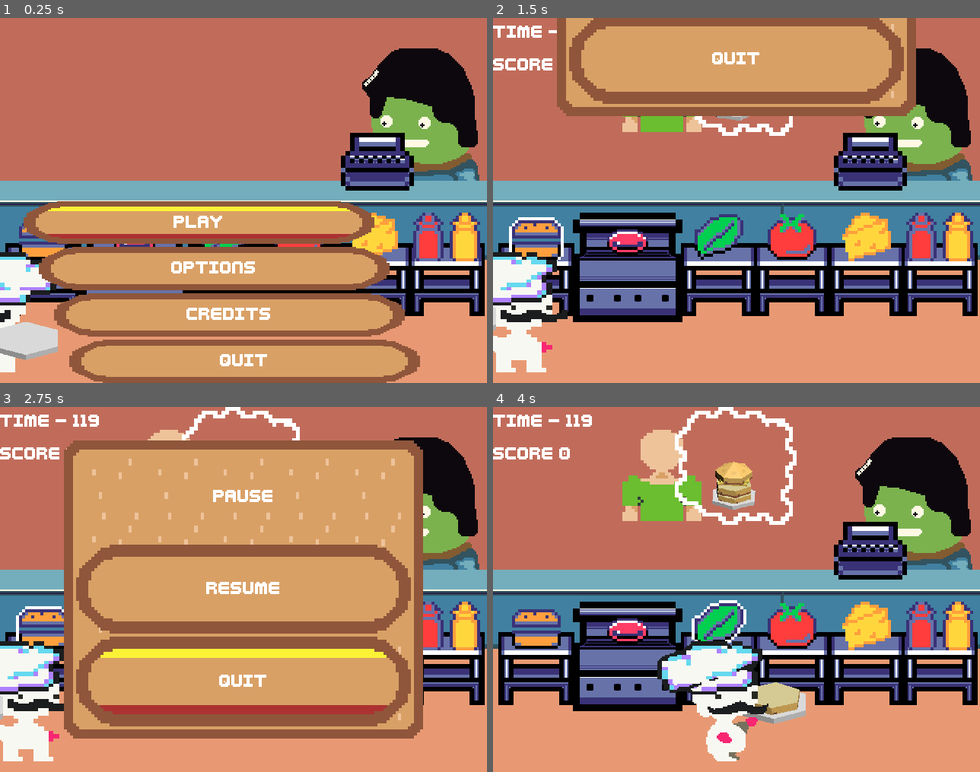
Above: before the commit, frames 1-4 (two rows, left to right).
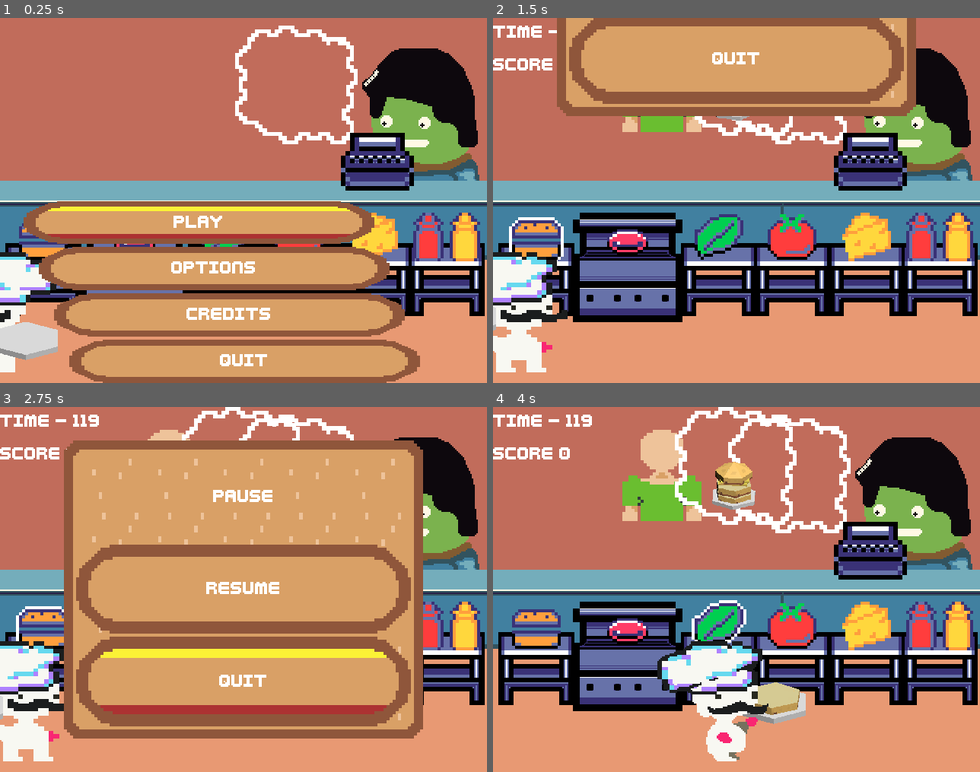
Above: after the commit, the same moments.

Repository: LettucePie/burgert
Game: Godot game, scene res://scenes/play.tscn
Two runs of this game, one before a commit and one after it. Both use one fixed random seed, a clock stepped at 60 frames per second and the inputs below.
Inputs:
- Up to frame 1 (0.25 s): no input
- Up to frame 2 (1.5 s): click "Play" at 0.5 s; tap Enter (menu) at 1.25 s; hold Right (right) from 1.28 s (still down); tap Z (confirm) at 1.35 s
- Up to frame 3 (2.75 s): release Right (right) at 2.03 s; hold Down (down) from 2.03 s (still down); tap C (special1) at 2.1 s
- Up to frame 4 (4 s): release Down (down) at 2.75 s; click "RESUME" at 2.75 s; hold Right (right) from 3.53 s (still down); tap Z (confirm) at 3.6 s

The runs differ from the first frame. In frame 1, 1.3% of the frame differs, in the area x 48-74%, y 2-35%; in frame 2, 0.4%; in frame 3, 0.4%; in frame 4, 1.0%.

Commit message:
customer audio sounds

Diff:
--- a/scenes/game/customer.gd
+++ b/scenes/game/customer.gd
@@ -1,6 +1,13 @@
-extends Node2D
+extends Area2D
 class_name Customer
+
 
 @export var customer_name : String
 @export var orders : Array[PackedStringArray] = []
 @export var consecutive_orders : int = 1
+
+
+
+func _ready():
+	if !is_in_group("Target_Area"):
+		add_to_group("Target_Area")
--- a/scenes/game/customer.tscn
+++ b/scenes/game/customer.tscn
@@ -2,5 +2,5 @@
 
 [ext_resource type="Script" path="res://scenes/game/customer.gd" id="1_f8l4n"]
 
-[node name="customer" type="Node2D"]
+[node name="customer" type="Area2D"]
 script = ExtResource("1_f8l4n")
--- a/scenes/game/kitchen_a.tscn
+++ b/scenes/game/kitchen_a.tscn
@@ -1,9 +1,10 @@
-[gd_scene load_steps=30 format=3 uid="uid://cb2lak3w8b1s8"]
+[gd_scene load_steps=34 format=3 uid="uid://cb2lak3w8b1s8"]
 
 [ext_resource type="Script" path="res://scenes/game/kitchen.gd" id="1_737en"]
 [ext_resource type="Texture2D" uid="uid://nabw6f4disui" path="res://assets/resources/sprites/work_station.tres" id="2_gi7bb"]
 [ext_resource type="Texture2D" uid="uid://dcode7kblp41y" path="res://assets/resources/sprites/register.tres" id="2_hv2ir"]
 [ext_resource type="Texture2D" uid="uid://jwnkfxgvx81d" path="res://assets/sprites/game/kitchen_bg.png" id="2_n5ebe"]
+[ext_resource type="PackedScene" uid="uid://d3ew6f33rvhla" path="res://scenes/game/burger_portal.tscn" id="2_ng540"]
 [ext_resource type="Texture2D" uid="uid://f6jubesn86as" path="res://assets/resources/sprites/large_counter.tres" id="2_to378"]
 [ext_resource type="Script" path="res://scenes/game/customers.gd" id="2_trii0"]
 [ext_resource type="Script" path="res://scenes/game/customer.gd" id="3_488ky"]
@@ -13,7 +14,9 @@
 [ext_resource type="Texture2D" uid="uid://q1ab3x30ngjg" path="res://assets/resources/sprites/ingredients/bun.tres" id="5_er5ok"]
 [ext_resource type="Texture2D" uid="uid://dephh5h80edxg" path="res://assets/sprites/game/customers/customers__1.png" id="5_jd2jh"]
 [ext_resource type="Texture2D" uid="uid://glehc4nentpm" path="res://assets/resources/sprites/ingredients/bun_highlight.tres" id="6_xprxa"]
+[ext_resource type="Texture2D" uid="uid://d3vxhubsue53l" path="res://assets/sprites/ui/order-thought-cloud1.png" id="7_nq4e3"]
 [ext_resource type="Texture2D" uid="uid://bro1j5oa72kh5" path="res://assets/resources/sprites/ingredients/meat.tres" id="8_42nsw"]
+[ext_resource type="AudioStream" uid="uid://c6t6oe1facwid" path="res://assets/sound/customer_intros.wav" id="8_ffwwe"]
 [ext_resource type="Texture2D" uid="uid://bk1h8kijlmou1" path="res://assets/resources/sprites/ingredients/meat_highlight.tres" id="9_lqetf"]
 [ext_resource type="Texture2D" uid="uid://1k21cq24s2qa" path="res://assets/resources/sprites/ingredients/lettuce.tres" id="10_1mb32"]
 [ext_resource type="Texture2D" uid="uid://drwvtemey5k00" path="res://assets/resources/sprites/ingredients/lettuce_highlight.tres" id="11_r8857"]
@@ -28,6 +31,9 @@
 [sub_resource type="RectangleShape2D" id="RectangleShape2D_lr1xd"]
 size = Vector2(128, 127)
 
+[sub_resource type="ViewportTexture" id="ViewportTexture_2jej8"]
+viewport_path = NodePath(".")
+
 [sub_resource type="CircleShape2D" id="CircleShape2D_n63mh"]
 radius = 78.0
 
@@ -44,6 +50,8 @@
 texture_filter = 1
 script = ExtResource("1_737en")
 
+[node name="burger_portal" parent="." instance=ExtResource("2_ng540")]
+
 [node name="bg" type="Sprite2D" parent="."]
 position = Vector2(320, 240)
 scale = Vector2(2, 2)
@@ -84,19 +92,32 @@
 position = Vector2(0, 0.5)
 shape = SubResource("RectangleShape2D_lr1xd")
 
-[node name="Customer_1" type="Node2D" parent="customers"]
+[node name="Tommy" type="Area2D" parent="customers"]
 script = ExtResource("3_488ky")
-
-[node name="Sprite2D" type="Sprite2D" parent="customers/Customer_1"]
+customer_name = "Tommy"
+
+[node name="character" type="Sprite2D" parent="customers/Tommy"]
 position = Vector2(320, 86)
 scale = Vector2(2, 2)
 texture = ExtResource("5_jd2jh")
 
-[node name="Hit" type="Area2D" parent="customers/Customer_1" groups=["Target_Area"]]
-
-[node name="CollisionShape2D" type="CollisionShape2D" parent="customers/Customer_1/Hit"]
+[node name="burger_portal_view" type="Sprite2D" parent="customers/Tommy"]
+position = Vector2(387, 95)
+scale = Vector2(0.275879, 0.275879)
+texture = SubResource("ViewportTexture_2jej8")
+
+[node name="thought_cloud" type="Sprite2D" parent="customers/Tommy"]
+position = Vector2(387, 93)
+scale = Vector2(5.20313, 5.20313)
+texture = ExtResource("7_nq4e3")
+
+[node name="CollisionShape2D" type="CollisionShape2D" parent="customers/Tommy"]
 position = Vector2(551, 128)
 shape = SubResource("CircleShape2D_n63mh")
+
+[node name="AudioStreamPlayer2D" type="AudioStreamPlayer2D" parent="customers/Tommy"]
+position = Vector2(551, 127)
+stream = ExtResource("8_ffwwe")
 
 [node name="background_1" type="Node2D" parent="."]
 
Not shown, added: assets/sound/Audio 1.wav.import
Not shown, added: assets/sound/Audio 10.wav.import
Not shown, added: assets/sound/Audio 11.wav.import
Not shown, added: assets/sound/Audio 12.wav.import
Not shown, added: assets/sound/Audio 13.wav.import
Not shown, added: assets/sound/Audio 14.wav.import
Not shown, added: assets/sound/Audio 15.wav.import
Not shown, added: assets/sound/Audio 16.wav.import
Not shown, added: assets/sound/Audio 17.wav.import
Not shown, added: assets/sound/Audio 2.wav.import
Not shown, added: assets/sound/Audio 3.wav.import
Not shown, added: assets/sound/Audio 4.wav.import
(and 24 more such lines)
